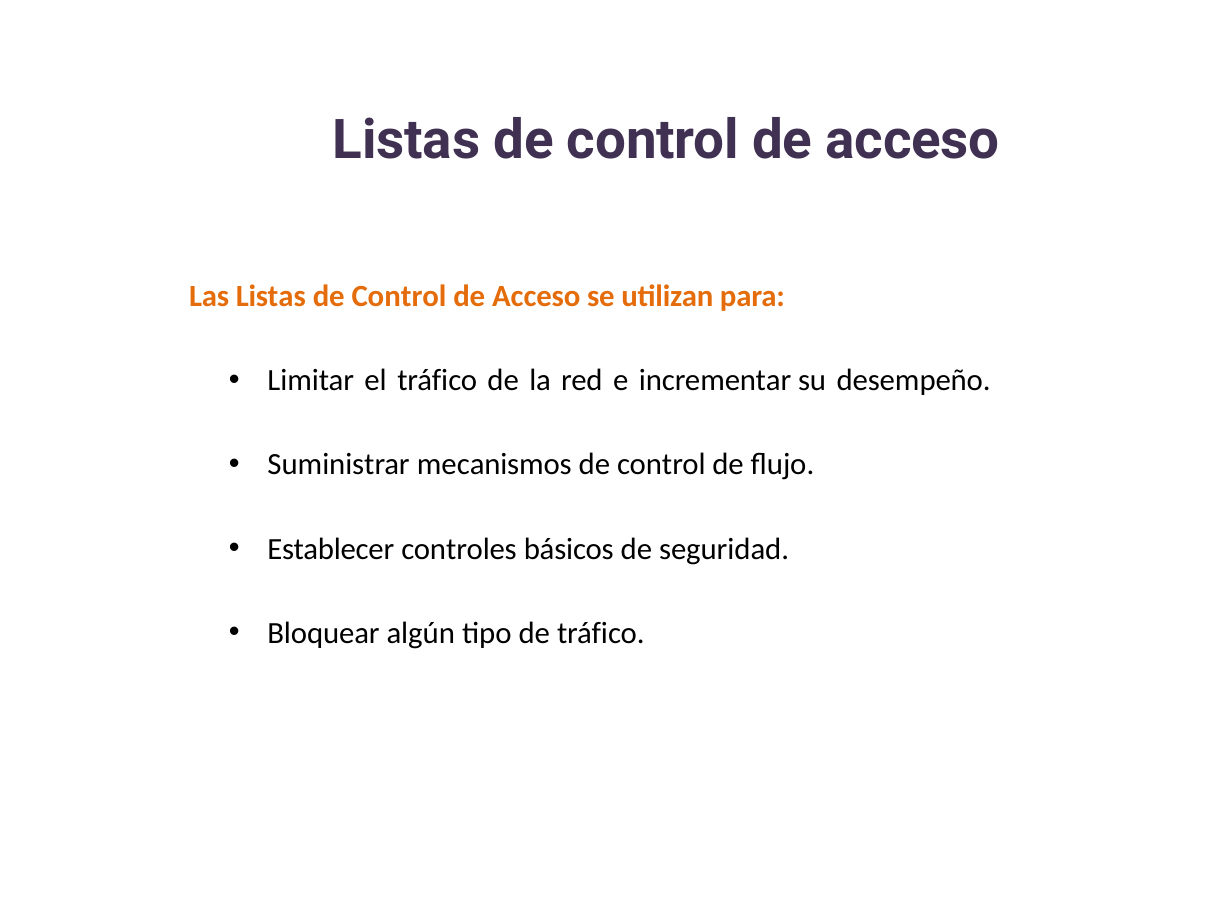
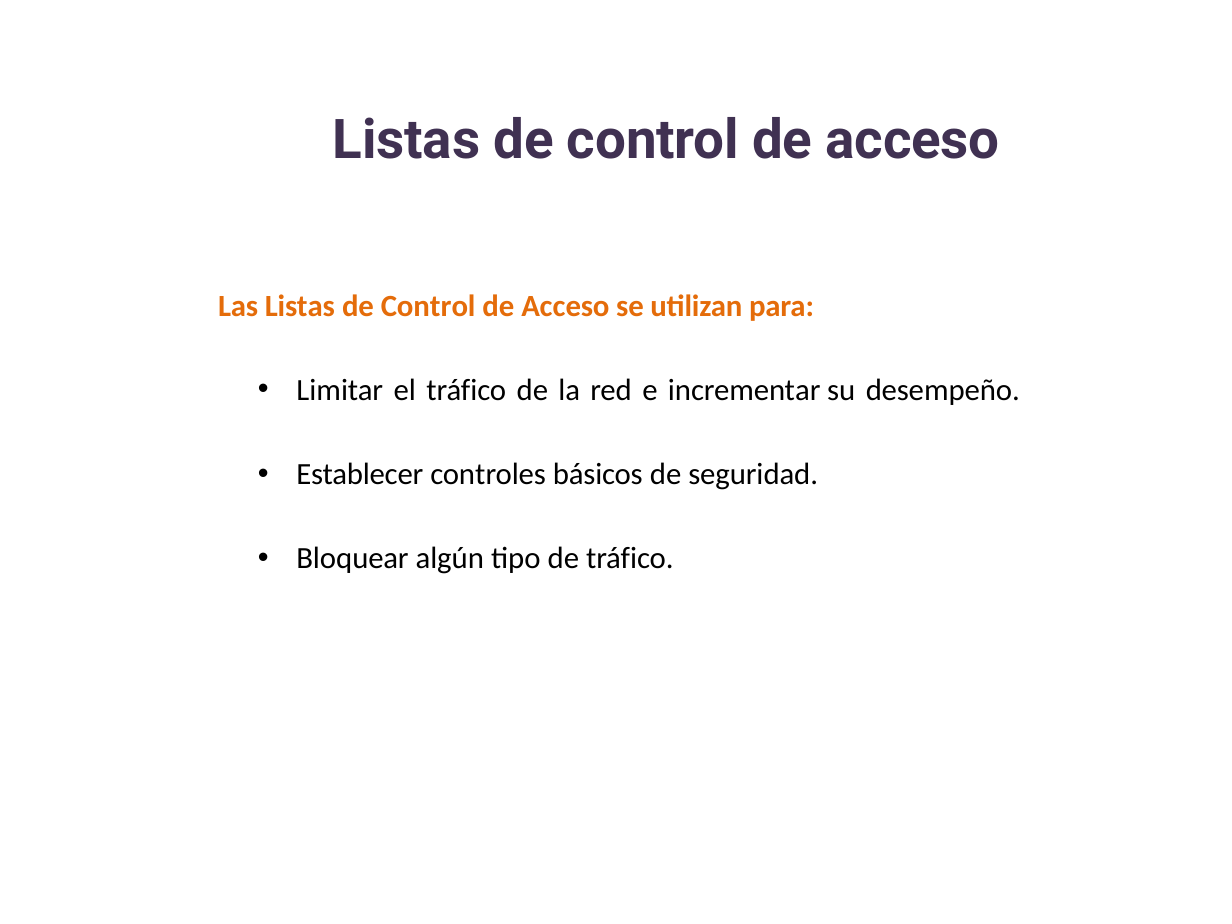
Before and after one commit to lizetheP/Seguridad, a slide deck: slide 4 of Calendario2025/Presentaciones/8_1_ACLs.pptx. Drawn at 1232x924 pixels with LibreOffice and Linux fonts; fonts in the diff are those of the drawing. Boxes give left, top, right and bottom in pixels: in the first picture for what was removed or moved away, otherwise in the second. Text is boxed around its words. In the diff, an @@ line names an element or a change of style, - is before the commit and + after.

```diff
--- a/Calendario2025/Presentaciones/8_1_ACLs.pptx
+++ b/Calendario2025/Presentaciones/8_1_ACLs.pptx
@@ text "Las Listas de Control de ...": place and size @@
-text "Las Listas de Control de ..." at bbox=[189, 284, 991, 649]
+text "Las Listas de Control de ..." at bbox=[218, 294, 1020, 574]
@@ text at bbox=[267, 452, 815, 480]: paragraph removed @@
-• Suministrar mecanismos de control de flujo.
```
Also in this commit, not shown: 1 other slide changed, 2 other files.
